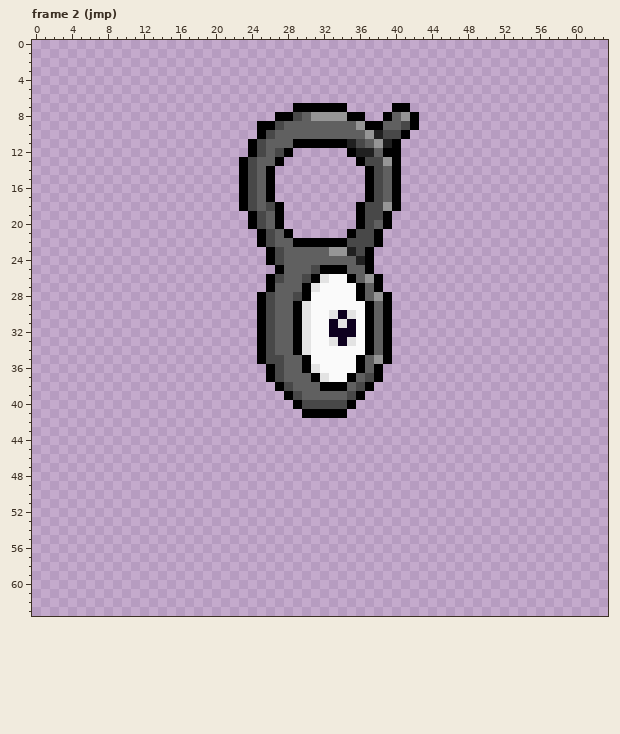
Pixel-art file -- anims/unownA.aseprite. This is how it looked before the edit.
64x64 pixels, 16 frames. Colours within 5 levels of each other are drawn and written as one. Shown: frame 2 (jmp). The commit also changed other frames, which this record leaves out.
And afterwards:
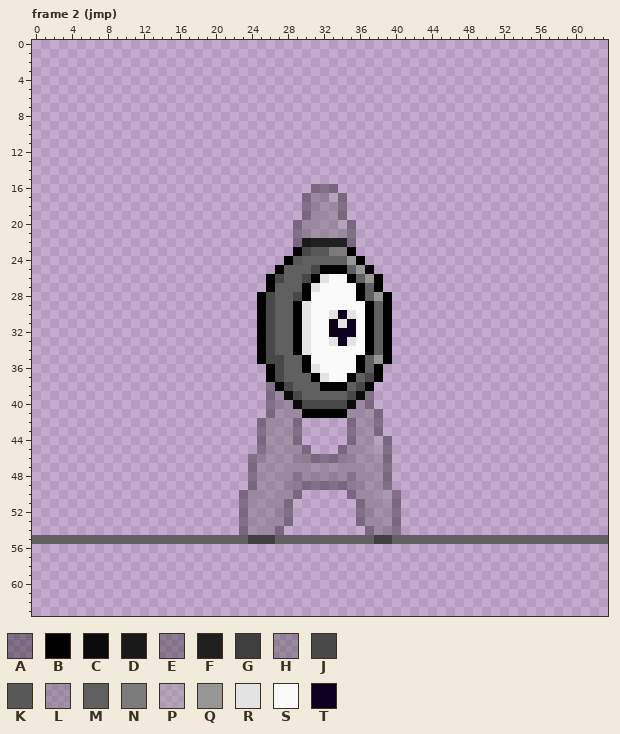
Palette (. is transparent): A #00000057  B #000000  C #0b0b0b  D #191919  E #20202057  F #202020  G #3f3f3f  H #48484857  J #484848  K #585858  L #60606057  M #606060  N #7b7b7b  P #96969657  Q #969696  R #e3e3e3  S #fafafa  T #0d001f
Difference:
layer "Floor" now shown
layer "Prongs" now shown
layer "Layer 1" removed
layer "Layer 2" removed
--- frame 2 (jmp)
@@ x 21..44 @@
  6 ........................
- 7 ........BBBBBB.....BB...
- 8 ......BBJMQQQQBB..BMQB..
- 9 ....BBJMMMMMMMMQBBMMJB..
-10 ....BJMMMMMMMMMMQFJJB...
-11 ...BJMMMBBBBBBFJMQFB....
-12 ...BJMJB......BFFMBB....
-13 ..BJMMB........BJJQB....
-14 ..BJMB..........BJMB....
-15 ..BJMB..........BJMB....
-16 ..BJMB..........BJMB....
-17 ..BJMB..........BJMB....
-18 ..BJMJB........BJJQB....
-19 ...BJMB........BJJB.....
-20 ...BJMB........BJMB.....
-21 ....BJMB......BJJB......
-22 ....BJMMBBBBBBJJJB......
-23 .....BJMMMMMQQFJB.......
-24 .....BJMMMMMMMMFB.......
-25 ......BMMMJBBBMMB.......
+ 7 ........................
+ 8 ........................
+ 9 ........................
+10 ........................
+11 ........................
+12 ........................
+13 ........................
+14 ........................
+15 ........................
+16 ..........AAA...........
+17 .........AHHPA..........
+18 .........AHLLA..........
+19 .........AHLLA..........
+20 ........AHLLLPA.........
+21 ........AHLLLLA.........
+22 ........ADFFFFA.........
+23 ........BJKKNNB.........
+24 .......BKMMMMMQB........
+25 ......BMMMJBBBMQB.......
 26 .....BJMMJBRSSBMQB......
@@ x 0..63 @@
 37 ..........................BJMMMBRSSBMJB.........................
-38 ...........................BJMMMBBBMJB..........................
-39 ............................BJMMMMMJB...........................
-40 .............................BJJJJJB............................
-41 ..............................BBBBB.............................
-42 ................................................................
-43 ................................................................
-44 ................................................................
-45 ................................................................
-46 ................................................................
-47 ................................................................
-48 ................................................................
-49 ................................................................
-50 ................................................................
-51 ................................................................
-52 ................................................................
-53 ................................................................
-54 ................................................................
-55 ................................................................
+38 ..........................ABJMMMBBBMJB..........................
+39 ..........................AHCJMMMMMJCA..........................
+40 ..........................AHHCJJJJJCHA..........................
+41 ..........................ALLHBBBBBHLLA.........................
+42 .........................AHLLA.....ALLA.........................
+43 .........................ALLLA.....ALLA.........................
+44 .........................ALLLA.....ALLPA........................
+45 .........................ALLLHA...AHLLPA........................
+46 ........................AHLLLHEAAAEHLLLA........................
+47 ........................ALLLLHLLLLLHLLLA........................
+48 ........................ALLLHEHHHHHEHLLA........................
+49 ........................ALLLHEAAAAAEHLLA........................
+50 .......................AHLLLHA.....AHLLPA.......................
+51 .......................ALLLHA.......AHLLA.......................
+52 .......................ALLLHA.......AHLLA.......................
+53 .......................ALLLHA.......AHLLA.......................
+54 .......................ALLHA.........AHHA.......................
+55 MMMMMMMMMMMMMMMMMMMMMMMMGGGMMMMMMMMMMMGGMMMMMMMMMMMMMMMMMMMMMMMM
 56 ................................................................
Boxes around the changes in both pictures, in picture pixels (x1, y1, x2, y2):
changed: (239, 103, 419, 274)
changed: (32, 382, 608, 544)
